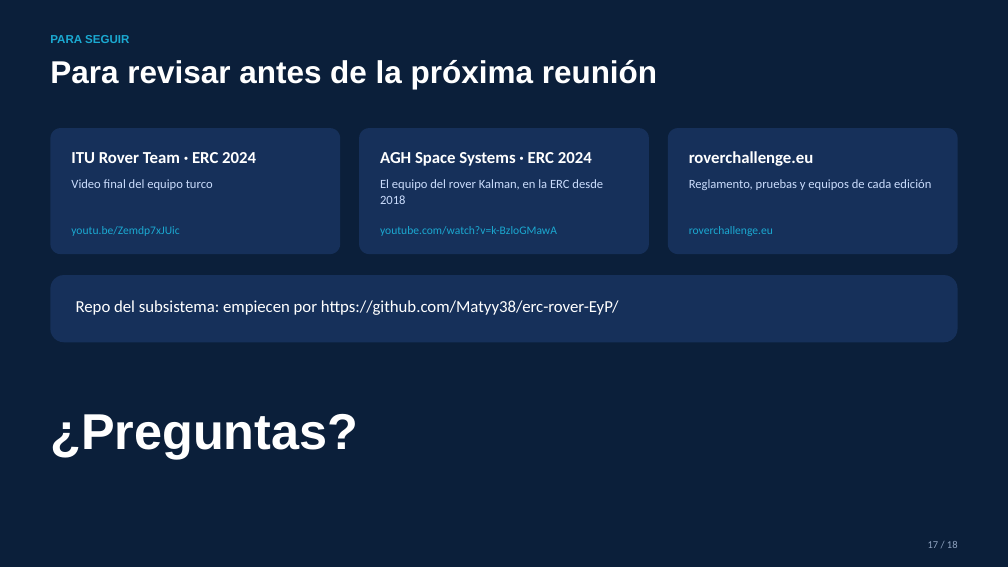
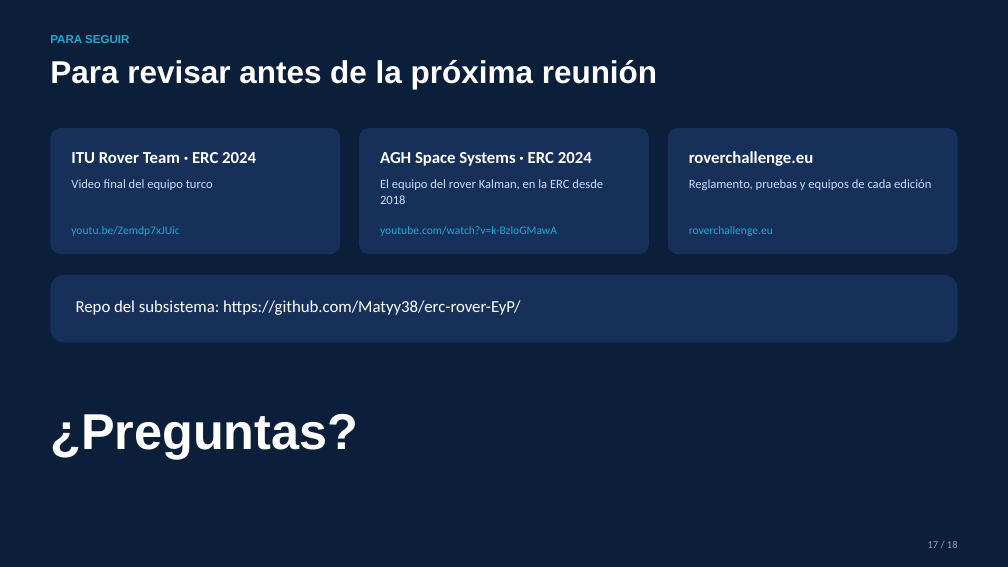
Before and after one commit to Matyy38/erc-rover-EyP, a slide deck: slide 16 of audiovisual-presentacion/presentacion-ingreso-EyP-2026-09.pptx. Drawn at 1008x567 pixels with LibreOffice and Linux fonts; fonts in the diff are those of the drawing. Boxes give left, top, right and bottom in pixels: in the first picture for what was removed or moved away, otherwise in the second. Text is boxed around its words. In the diff, an @@ line names an element or a change of style, - is before the commit and + after.

```diff
--- a/audiovisual-presentacion/presentacion-ingreso-EyP-2026-09.pptx
+++ b/audiovisual-presentacion/presentacion-ingreso-EyP-2026-09.pptx
@@ text at (76,300,521,315): text changed @@
-Repo del subsistema: empiecen por https://github.com/Matyy38/erc-rover-EyP/
+Repo del subsistema: https://github.com/Matyy38/erc-rover-EyP/
```
Also in this commit, not shown: 2 other slides changed, 2 other files.
